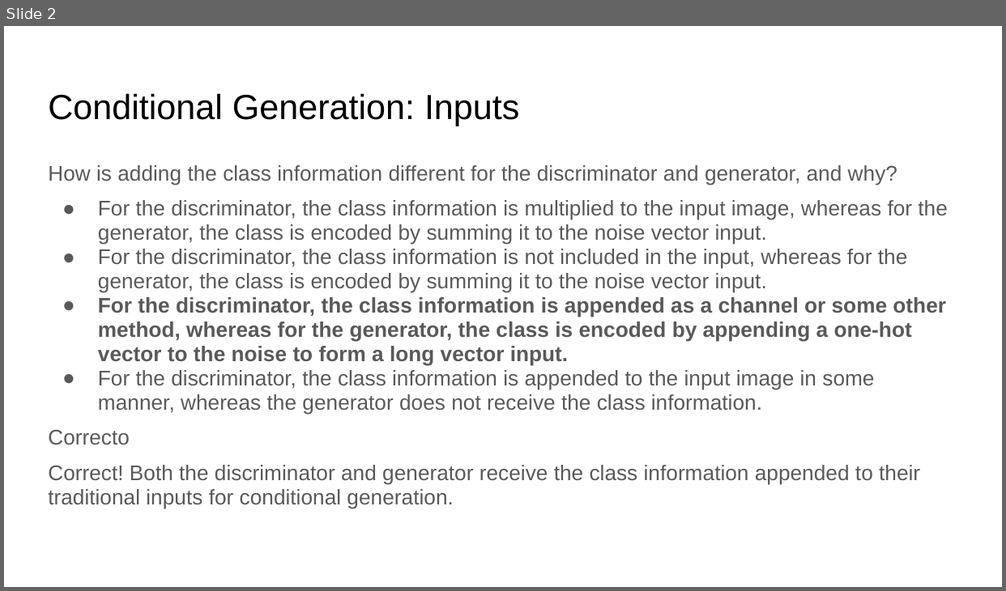
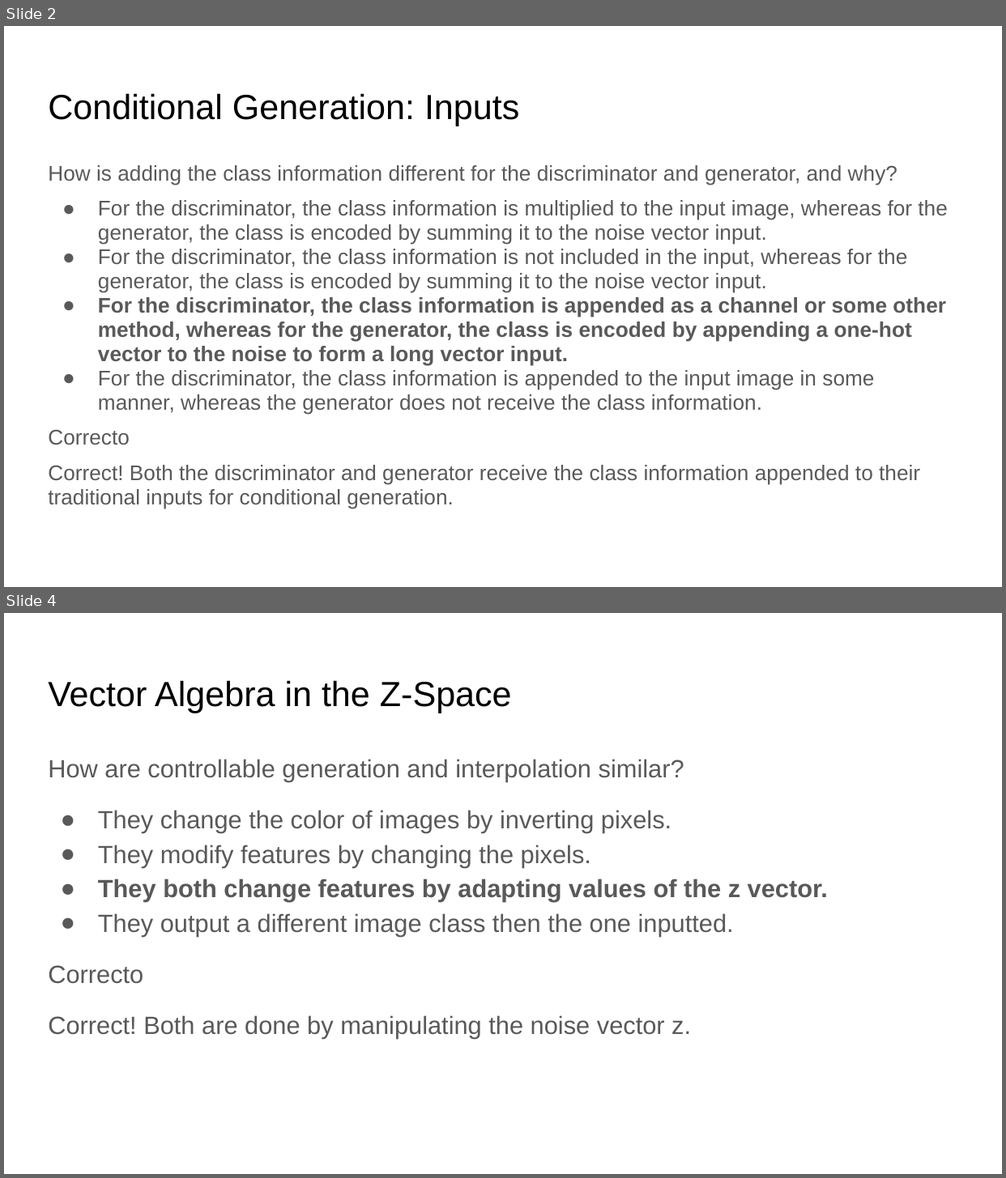
Before and after one commit to johngonzalezv/coursera_gan_specialization, a slide deck: W4/Quices W4.pptx. Shown one above the other, each under a label of ours: slide 2 before the commit, slides 2 and 4 after it; the slides between them are not shown. The pictures are 1006x591 and 1006x1178 pixels, drawn with LibreOffice and Linux fonts; fonts in the diff are those of the drawing. Boxes give left, top, right and bottom in pixels: in the first picture for what was removed or moved away, otherwise in the second. Text is boxed around its words. In the diff, an @@ line names an element or a change of style, - is before the commit and + after.

Commit message:
Controllable Generation added

```diff
--- a/W4/Quices W4.pptx
+++ b/W4/Quices W4.pptx
@@ slide 4 added at [4,613,1002,1174], background #FFFFFF @@
@@ title added at [48,680,512,713], 25.2 pt, text #000000 @@
+Vector Algebra in the Z-Space
@@ text added at [48,759,828,1039], 18 pt, text #595959 @@
+How are controllable generation and interpolation similar?
+● They change the color of images by inverting pixels.
+● They modify features by changing the pixels.
+● They both change features by adapting values of the z vector.
+● They output a different image class then the one inputted.
+Correcto
+Correct! Both are done by manipulating the noise vector z.
```
Also in this commit, not shown: 4 other slides added, 2 other files.
